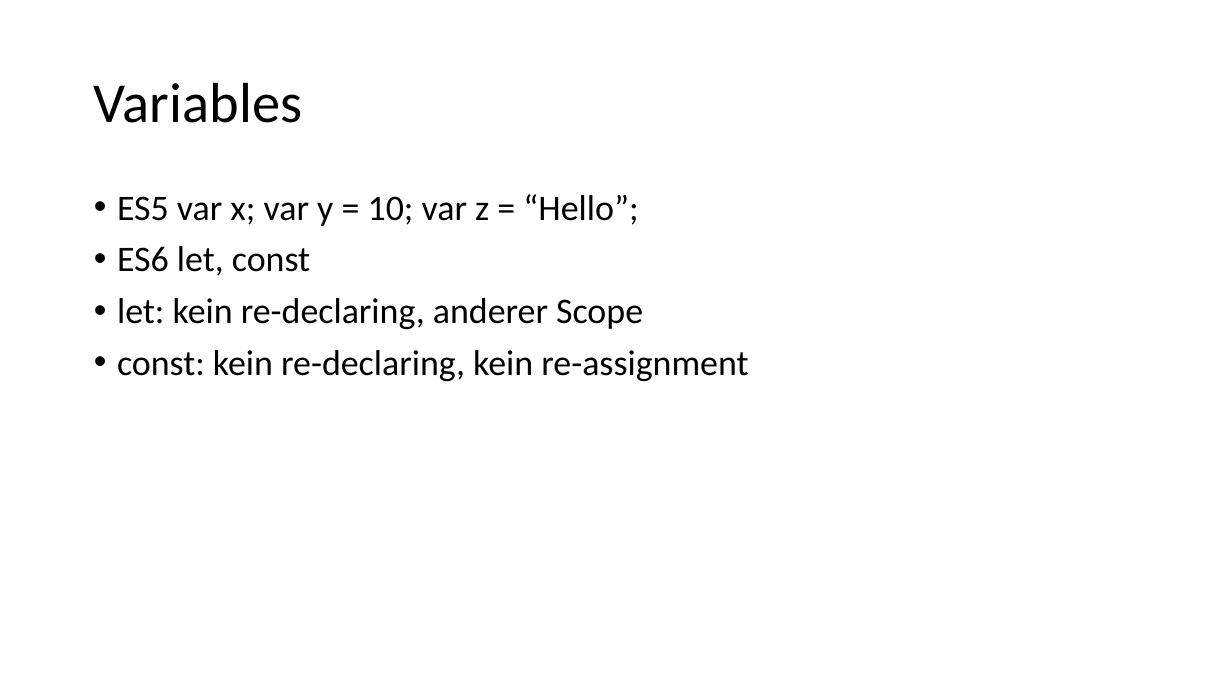
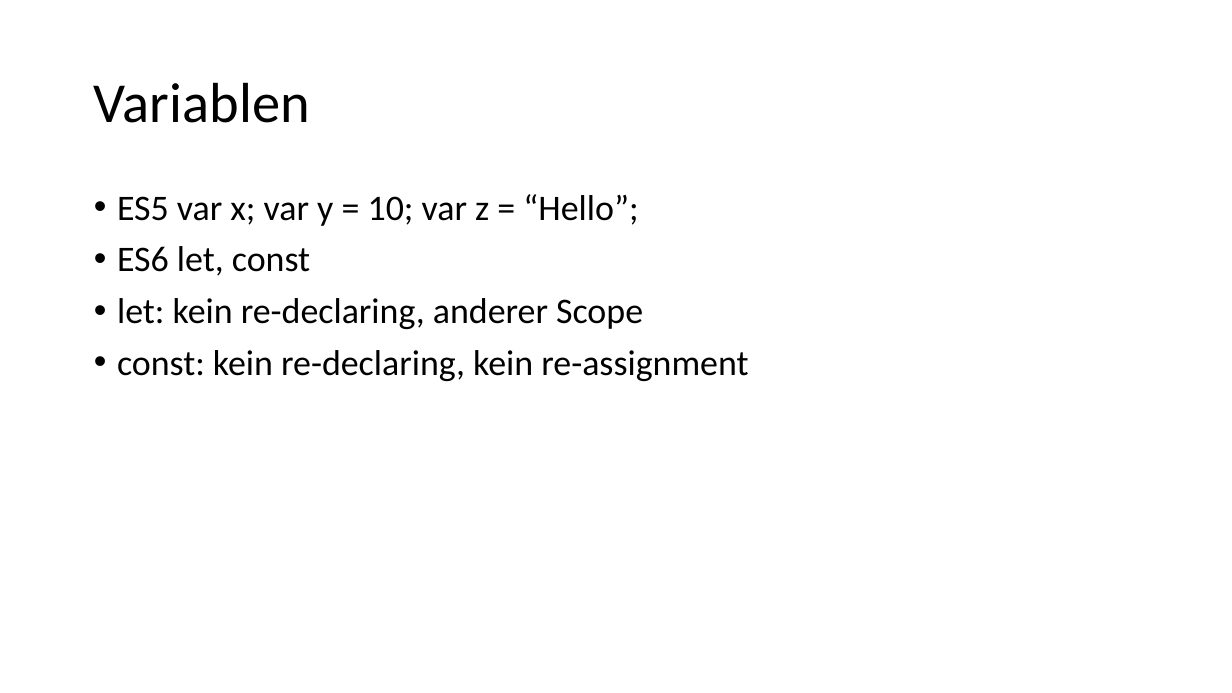
Before and after one commit to martiph/JSTraining_ICT-Campus, a slide deck: slide 8 of JSTraining.pptx (slide 9 before the commit). Drawn at 1232x693 pixels with LibreOffice and Linux fonts; fonts in the diff are those of the drawing. Boxes give left, top, right and bottom in pixels: in the first picture for what was removed or moved away, otherwise in the second. Text is boxed around its words. In the diff, an @@ line names an element or a change of style, - is before the commit and + after.

```diff
--- a/JSTraining.pptx
+++ b/JSTraining.pptx
@@ title at (x1=94, y1=82, x2=310, y2=123): text changed @@
-Variables
+Variablen
```
Also in this commit, not shown: 5 other slides changed, 2 slides added, 1 slide removed, 6 other files.
